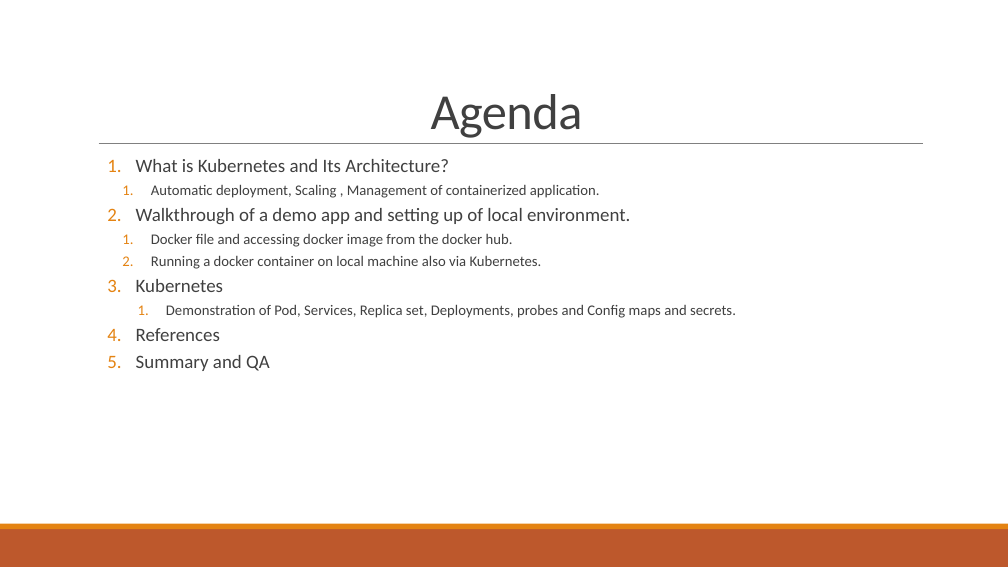
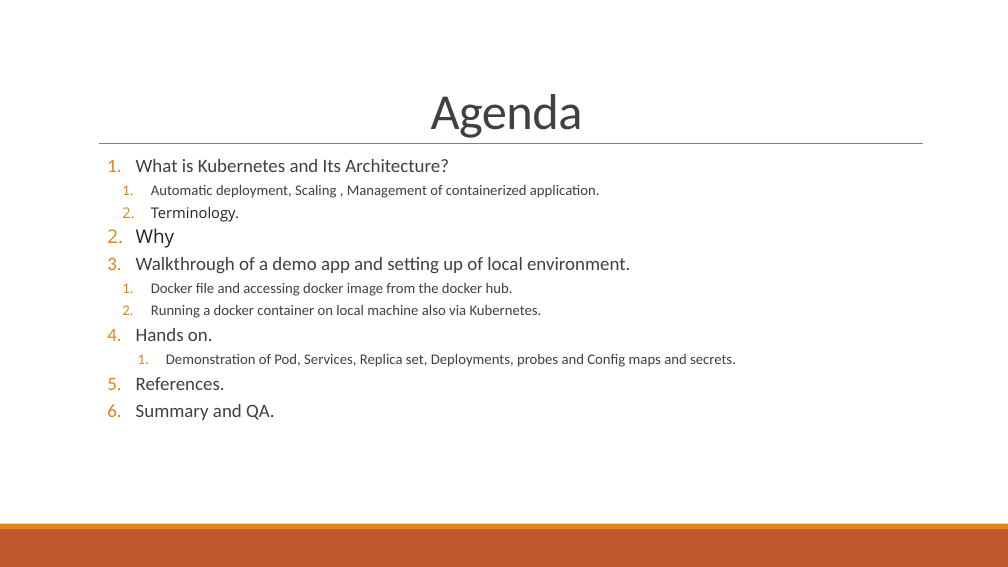
Before and after one commit to talktoamitdhir/kube, a slide deck: slide 2 of Understanding_Kubernetes/Kubernetes.pptx. Drawn at 1008x567 pixels with LibreOffice and Linux fonts; fonts in the diff are those of the drawing. Boxes give left, top, right and bottom in pixels: in the first picture for what was removed or moved away, otherwise in the second. Text is boxed around its words. In the diff, an @@ line names an element or a change of style, - is before the commit and + after.

```diff
--- a/Understanding_Kubernetes/Kubernetes.pptx
+++ b/Understanding_Kubernetes/Kubernetes.pptx
@@ text at box(136, 207, 239, 248): paragraphs added @@
+    2. Terminology.
+  2. Why
@@ text at box(136, 328, 213, 341): text changed @@
-  3. Kubernetes
+  4. Hands on.
@@ text at box(136, 377, 274, 420): text changed @@
-  4. References
-  5. Summary and QA
+  5. References.
+  6. Summary and QA.
```
Also in this commit, not shown: 1 other slide changed, 2 slides added, 2 slides removed, 5 other files.
